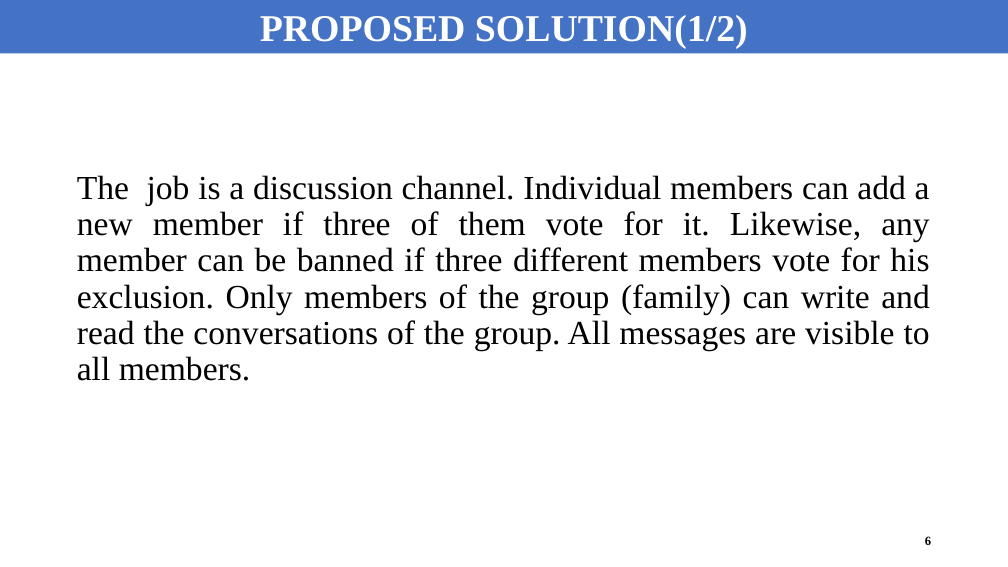
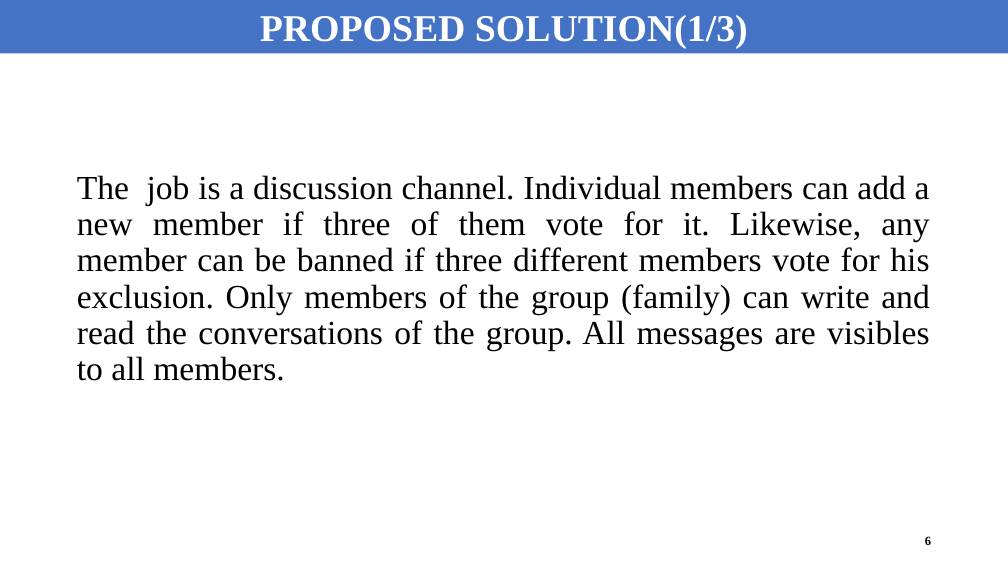
Before and after one commit to DamasBuffy99/Private-messaging, a slide deck: slide 6 of ABC Group L.pptx. Drawn at 1008x567 pixels with LibreOffice and Linux fonts; fonts in the diff are those of the drawing. Boxes give left, top, right and bottom in pixels: in the first picture for what was removed or moved away, otherwise in the second. Text is boxed around its words. In the diff, an @@ line names an element or a change of style, - is before the commit and + after.

```diff
--- a/ABC Group L.pptx
+++ b/ABC Group L.pptx
@@ text in rectangle at [260,15,748,49]: text changed @@
-PROPOSED SOLUTION(1/2)
+PROPOSED SOLUTION(1/3)
@@ title at [77,175,930,381]: text changed @@
-The job is a discussion channel. Individual members can add a new member if three of them vote for it. Likewise, any member can be banned if three different members vote for his exclusion. Only members of the group (family) can write and read the conversations of the group. All messages are visible to all members.
+The job is a discussion channel. Individual members can add a new member if three of them vote for it. Likewise, any member can be banned if three different members vote for his exclusion. Only members of the group (family) can write and read the conversations of the group. All messages are visibles to all members.
```
Also in this commit, not shown: 4 other slides changed, 1 slide added.
